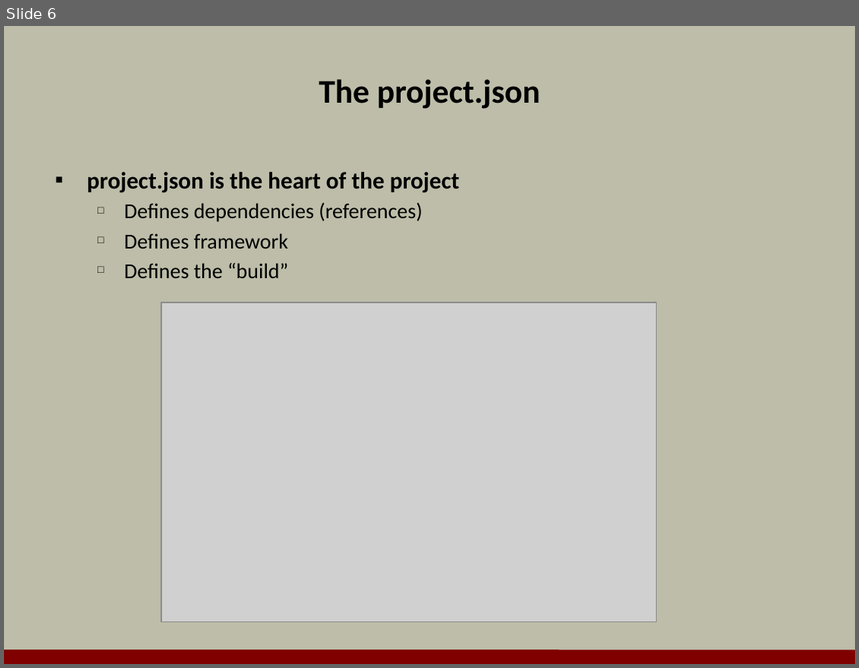
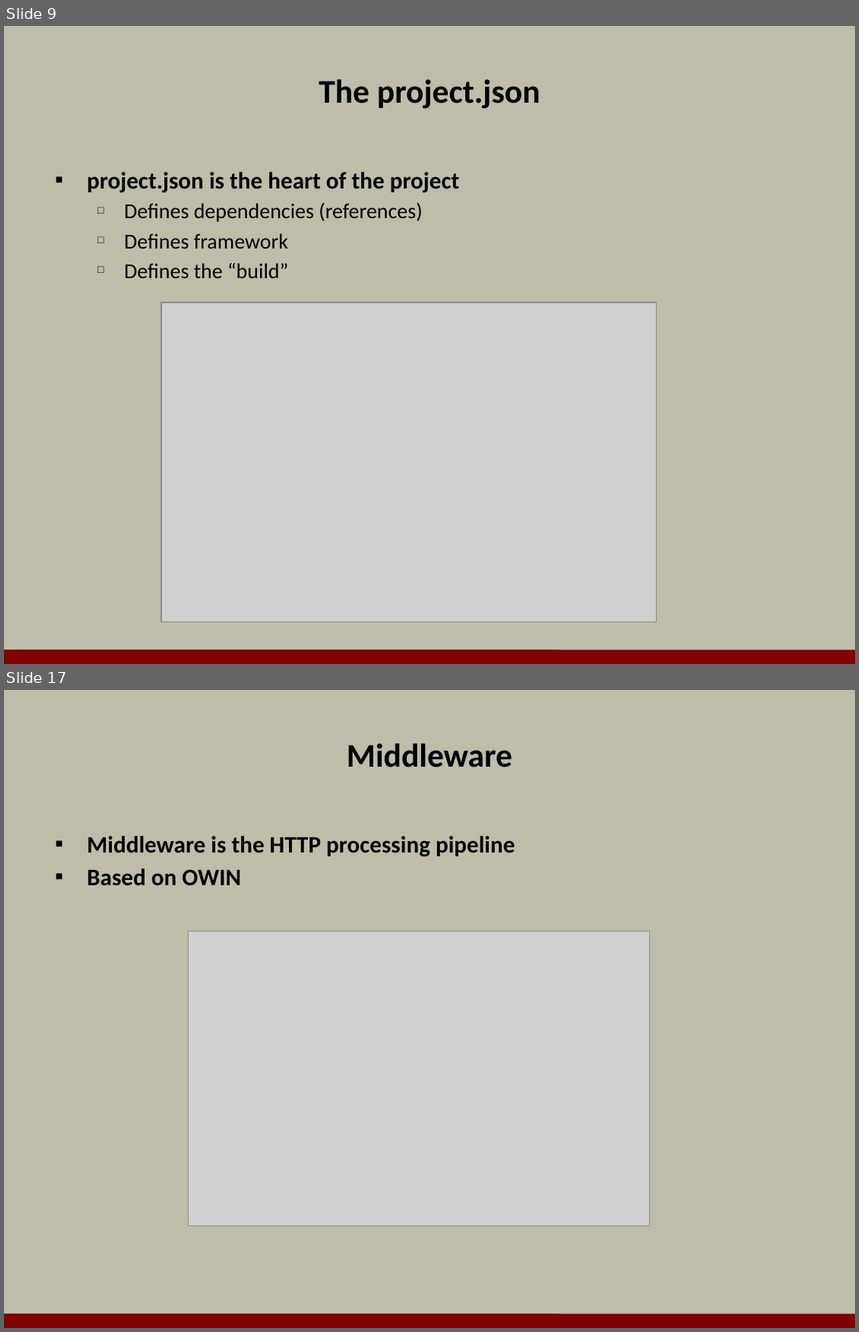
Before and after one commit to OdeToCode/classes, a slide deck: aspnet5/slides/01_Overview.pptx. Shown one above the other, each under a label of ours: slide 6 before the commit, slides 9 and 17 after it; the slides between them are not shown. The pictures are 859x668 and 859x1332 pixels, drawn with LibreOffice and Linux fonts; fonts in the diff are those of the drawing; grey boxes stand for pictures; background and template pictures are left out. Boxes give left, top, right and bottom in pixels: in the first picture for what was removed or moved away, otherwise in the second. Text is boxed around its words. In the diff, an @@ line names an element or a change of style, - is before the commit and + after.

```diff
--- a/aspnet5/slides/01_Overview.pptx
+++ b/aspnet5/slides/01_Overview.pptx
@@ slide 17 added at [4, 690, 855, 1328], background #BDBDA9; not listed: 1 template element that a slide beside it also shows @@
@@ title added at [347, 743, 512, 768], 28 pt, text #000000, bold @@
+Middleware
@@ text added at [87, 836, 515, 886], 20 pt, text #000000, bold @@
+▪ Middleware is the HTTP processing pipeline
+▪ Based on OWIN
@@ picture added at [189, 931, 650, 1227] @@
@@ what was slide 6 is now slide 9 @@
```
Also in this commit, not shown: 1 slide changed, 12 other slides added, 1 slide removed.
